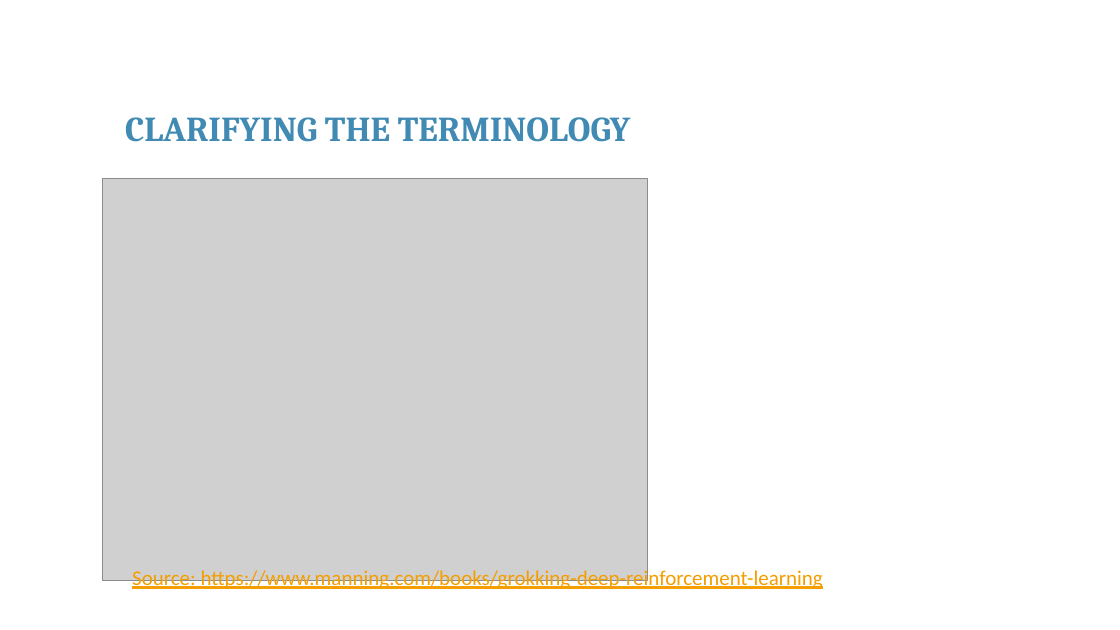
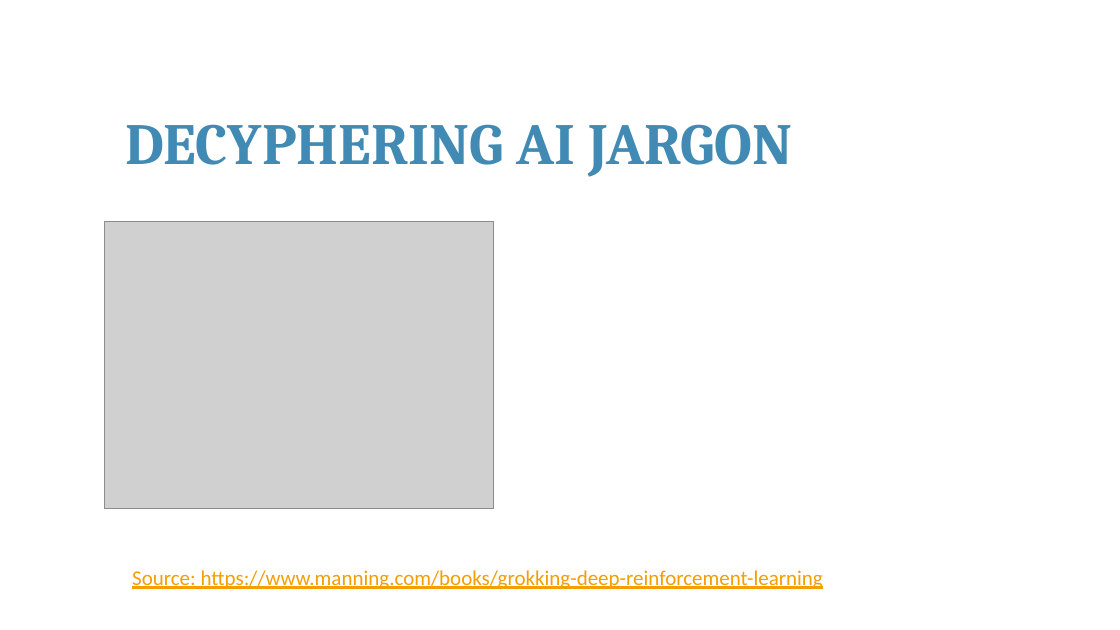
Before and after one commit to franckalbinet/itu-eaco-zanzibar-12-2018, a slide deck: slide 22 of presentations/session-4-intro-to-ai.pptx. Drawn at 1120x630 pixels with LibreOffice and Linux fonts; fonts in the diff are those of the drawing; grey boxes stand for pictures; background and template pictures are left out. Boxes give left, top, right and bottom in pixels: in the first picture for what was removed or moved away, otherwise in the second. Text is boxed around its words. In the diff, an @@ line names an element or a change of style, - is before the commit and + after.

Commit message:
slides deciphering AI jargon

```diff
--- a/presentations/session-4-intro-to-ai.pptx
+++ b/presentations/session-4-intro-to-ai.pptx
@@ text at [125,124,792,177]: text changed; size 30 to 50 pt @@
-CLARIFYING THE TERMINOLOGY
+DECYPHERING AI JARGON
@@ picture: place and size @@
-picture at [103,178,648,581]
+picture at [105,222,493,508]
```
Also in this commit, not shown: 5 other slides changed, 4 slides added, 1 slide removed, 1 other file.
